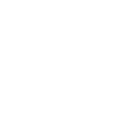
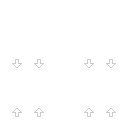
Comparing the layer stacks of the two 128×128 images. Changes:
added layer "Layer 2" above "Layer 1" over [12, 108, 116, 117]
painted on "Layer 1" over [12, 59, 116, 68]
